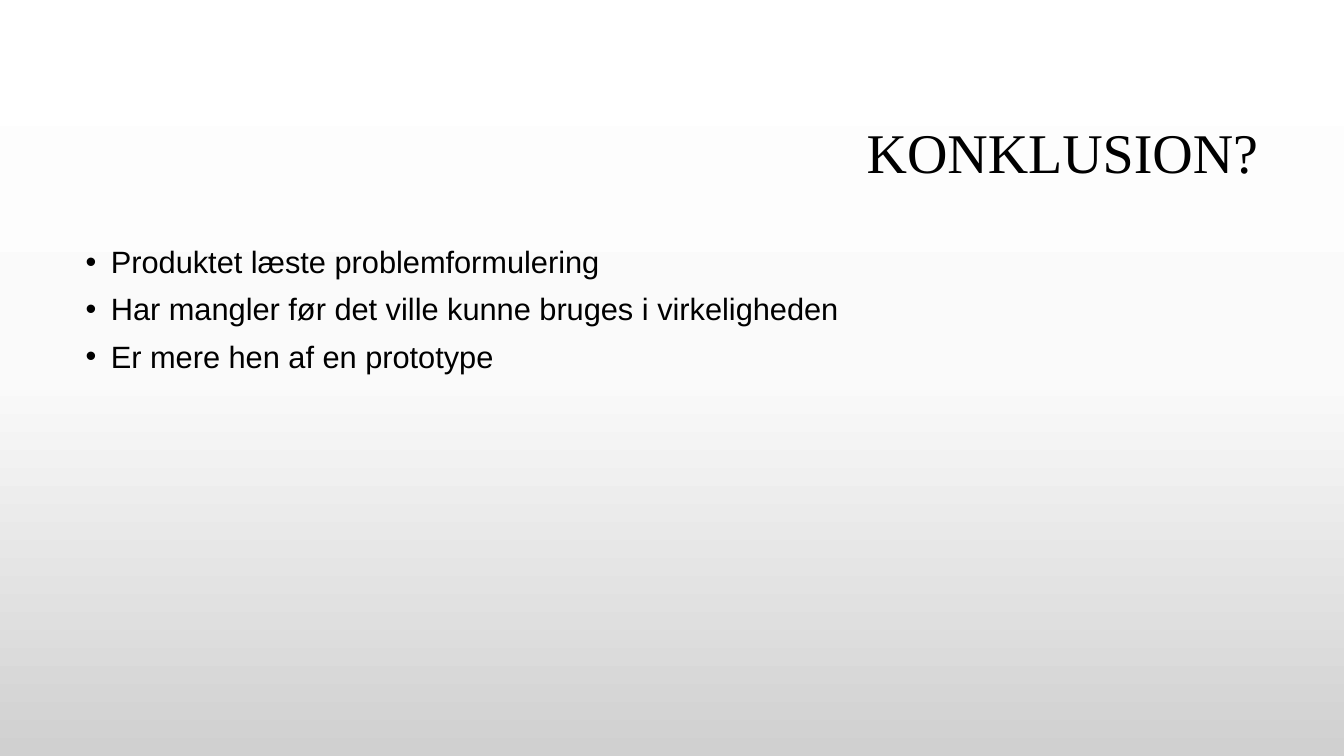
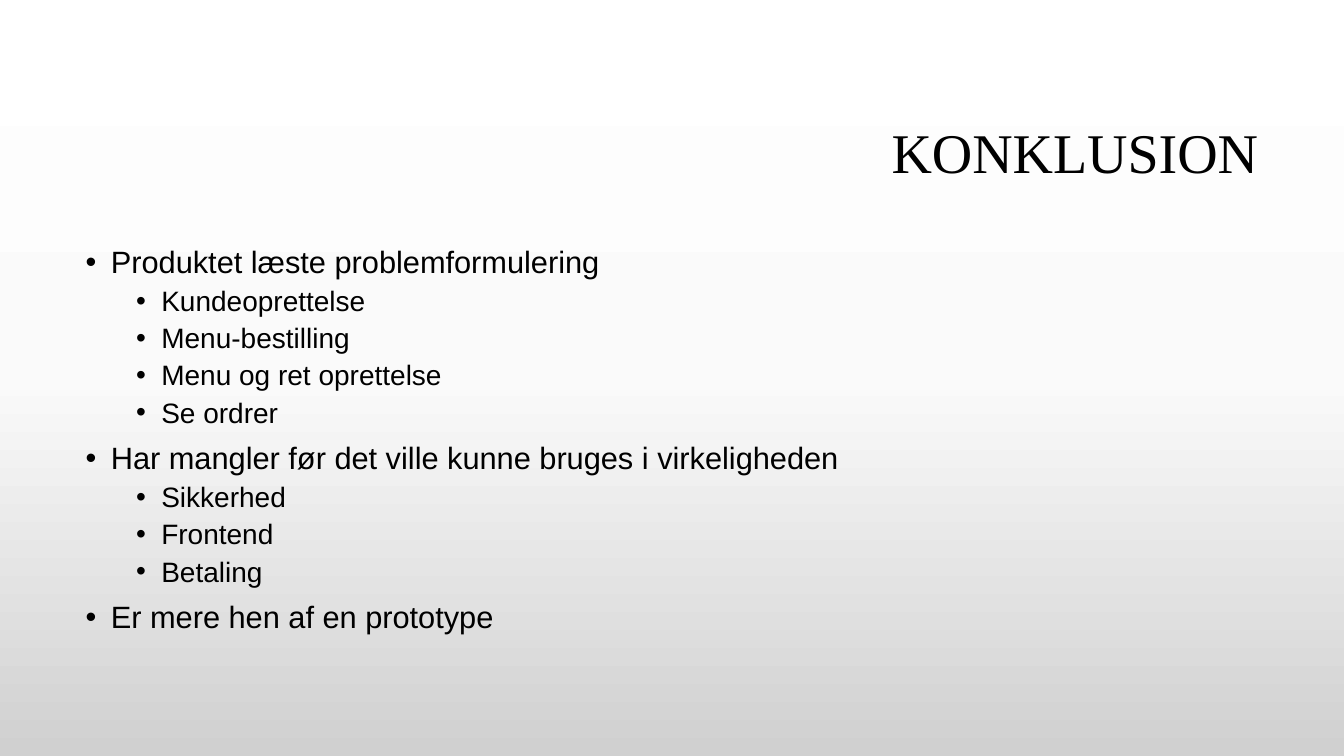
Before and after one commit to GitDeveloperBel/Kafka, a slide deck: slide 26 of presentation.pptx (slide 25 before the commit). Drawn at 1344x756 pixels with LibreOffice and Linux fonts; fonts in the diff are those of the drawing; background and template pictures are left out. Boxes give left, top, right and bottom in pixels: in the first picture for what was removed or moved away, otherwise in the second. Text is boxed around its words. In the diff, an @@ line names an element or a change of style, - is before the commit and + after.

```diff
--- a/presentation.pptx
+++ b/presentation.pptx
@@ title at <box>892,136,1259,174</box>: text changed @@
-KONKLUSION?
+KONKLUSION
@@ text at <box>161,290,442,424</box>: paragraphs added @@
+  • Kundeoprettelse
+  • Menu-bestilling
+  • Menu og ret oprettelse
+  • Se ordrer
@@ text at <box>161,486,286,587</box>: paragraphs added @@
+  • Sikkerhed
+  • Frontend
+  • Betaling
```
Also in this commit, not shown: 6 other slides changed, 2 slides added, 13 other files.
